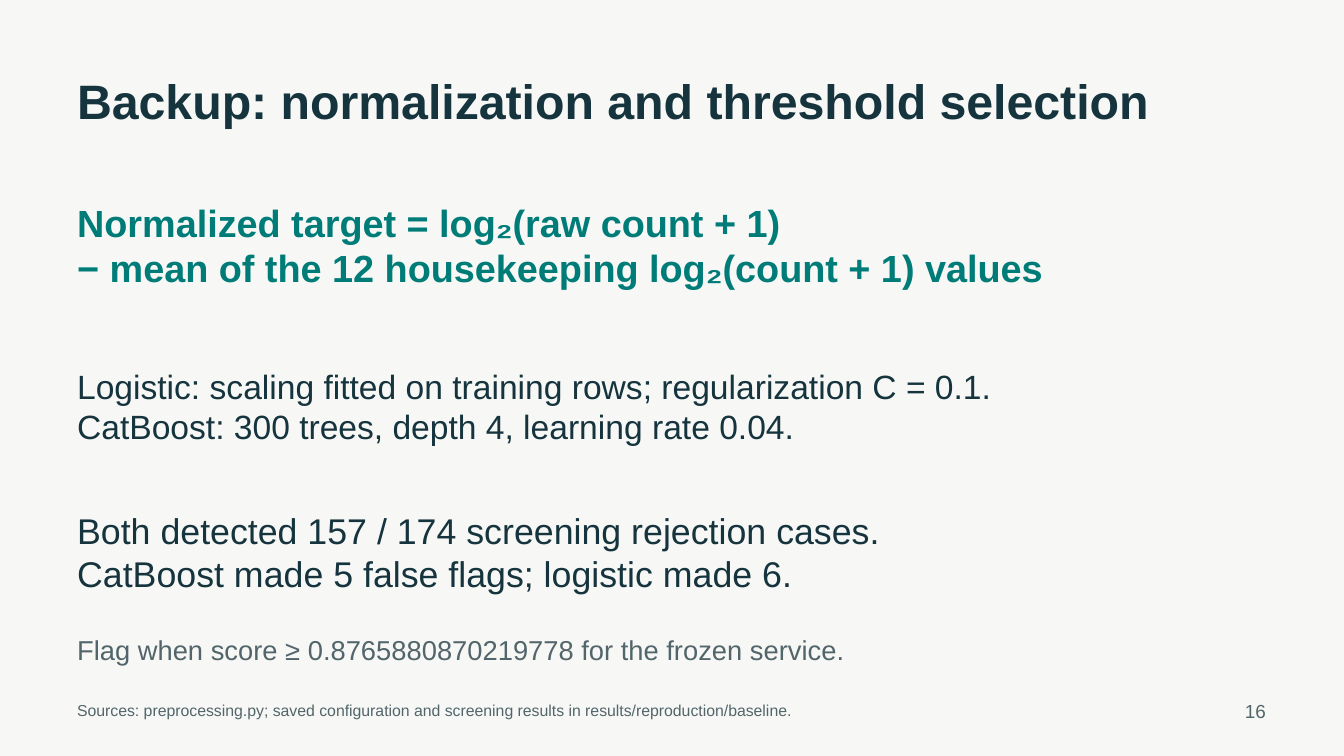
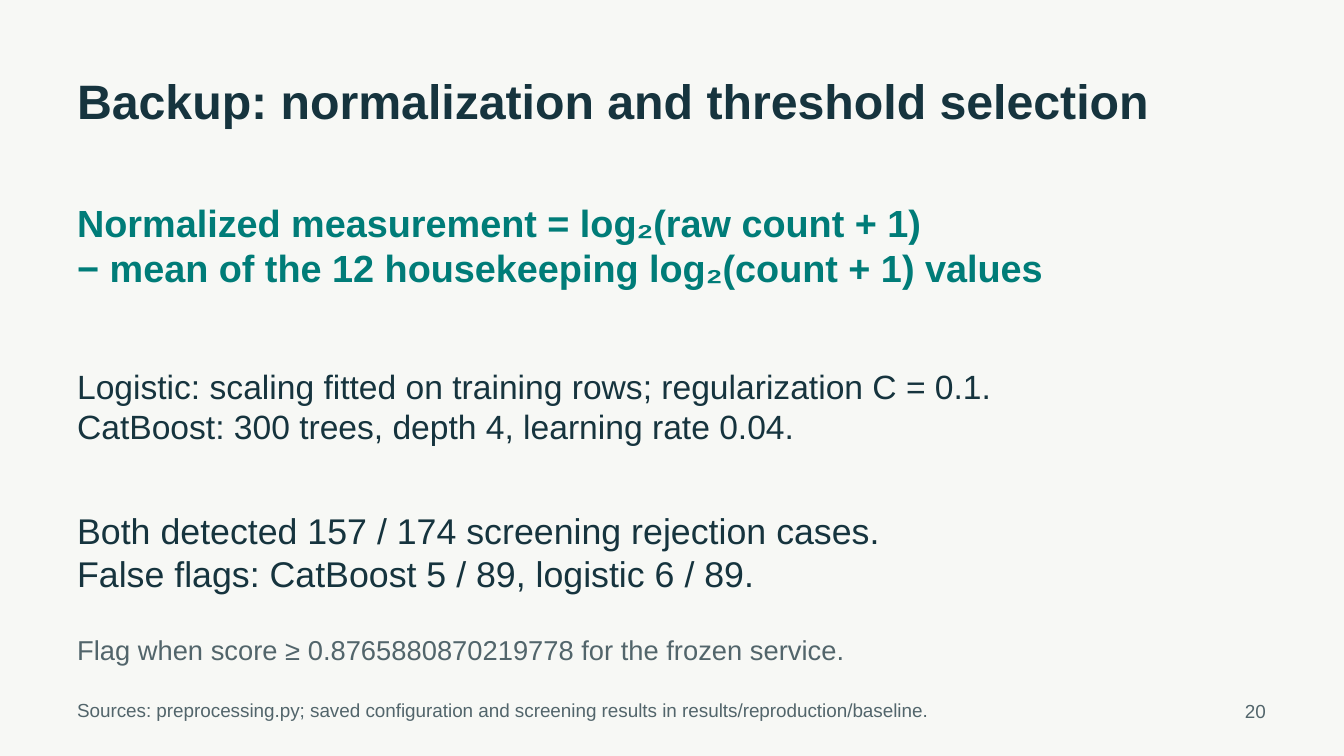
Before and after one commit to ca34525/Kidney-Biopsy-Rejection-Classifier, a slide deck: slide 20 of presentation/unos_kidney_biopsy.pptx (slide 16 before the commit). Drawn at 1344x756 pixels with LibreOffice and Linux fonts; fonts in the diff are those of the drawing. Boxes give left, top, right and bottom in pixels: in the first picture for what was removed or moved away, otherwise in the second. Text is boxed around its words. In the diff, an @@ line names an element or a change of style, - is before the commit and + after.

```diff
--- a/presentation/unos_kidney_biopsy.pptx
+++ b/presentation/unos_kidney_biopsy.pptx
@@ text at [77, 209, 921, 244]: text changed @@
-Normalized target = log₂(raw count + 1)
+Normalized measurement = log₂(raw count + 1)
@@ text at [77, 561, 754, 594]: text changed @@
-CatBoost made 5 false flags; logistic made 6.
+False flags: CatBoost 5 / 89, logistic 6 / 89.
@@ text "Sources: preprocessing.py; saved configuration and ..." at [77, 703, 928, 721]: size 11.2 to 13.5 pt @@
@@ text at [1245, 705, 1266, 718]: text changed @@
-16
+20
```
Also in this commit, not shown: 15 other slides changed, 8 slides added, 4 slides removed, 42 other files.
